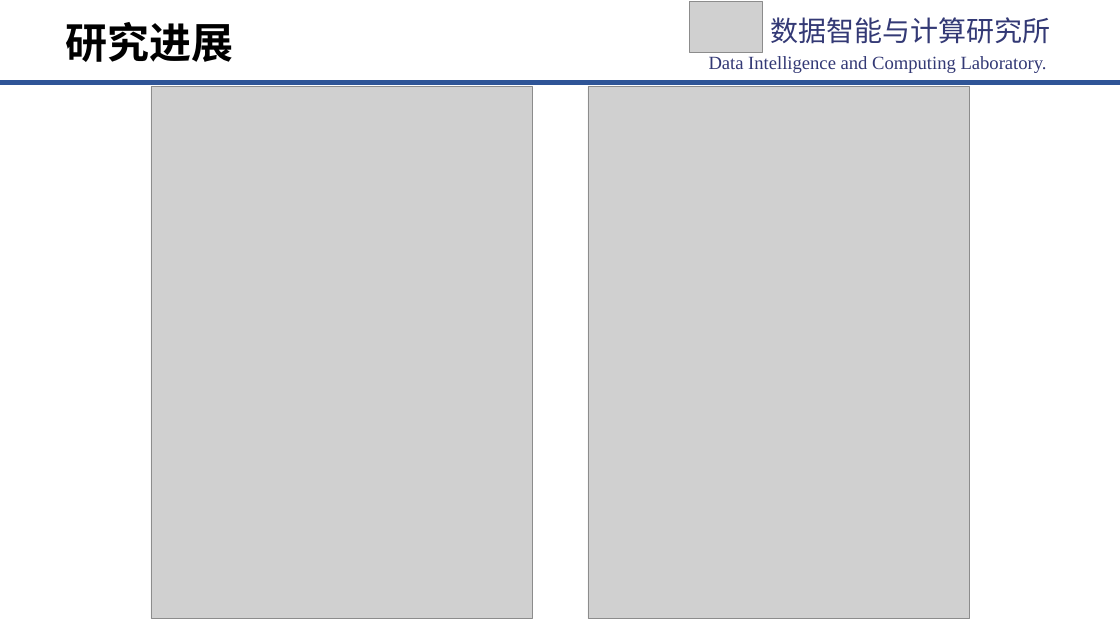
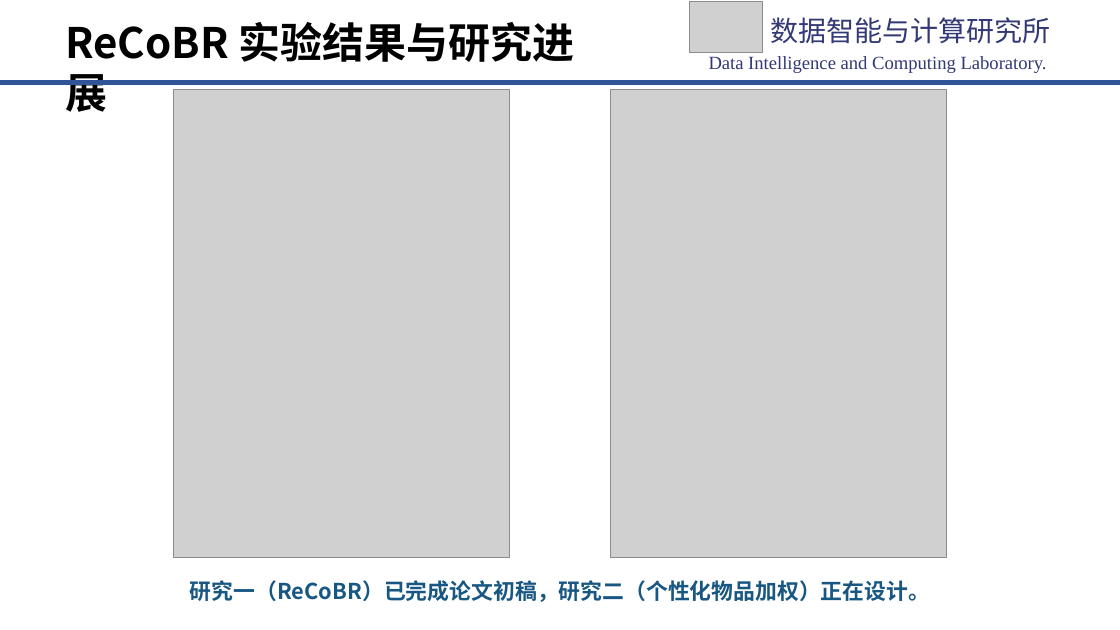
Before and after one commit to chengwuzi/MultiCBR-Project, a slide deck: slide 18 of 开题PPT/研二开题答辩-ReCoBR-定稿.pptx (slide 16 before the commit). Drawn at 1120x630 pixels with LibreOffice and Linux fonts; fonts in the diff are those of the drawing; grey boxes stand for pictures; background and template pictures are left out. Boxes give left, top, right and bottom in pixels: in the first picture for what was removed or moved away, otherwise in the second. Text is boxed around its words. In the diff, an @@ line names an element or a change of style, - is before the commit and + after.

Commit message:
ReCoBR-论文精修：开题-PPT完成

```diff
--- a/开题PPT/研二开题答辩-ReCoBR-定稿.pptx
+++ b/开题PPT/研二开题答辩-ReCoBR-定稿.pptx
@@ text at box(65, 22, 574, 62): text changed @@
-研究进展
+ReCoBR 实验结果与研究进展
@@ picture: place and size @@
-picture at box(151, 87, 533, 618)
+picture at box(174, 89, 509, 557)
@@ picture: place and size @@
-picture at box(588, 87, 970, 618)
+picture at box(611, 89, 946, 557)
@@ text added at box(190, 580, 930, 602), 18.8 pt, text #185782, bold @@
+研究一（ReCoBR）已完成论文初稿，研究二（个性化物品加权）正在设计。
```
Also in this commit, not shown: 8 other slides changed, 3 slides added, 1 slide removed.
